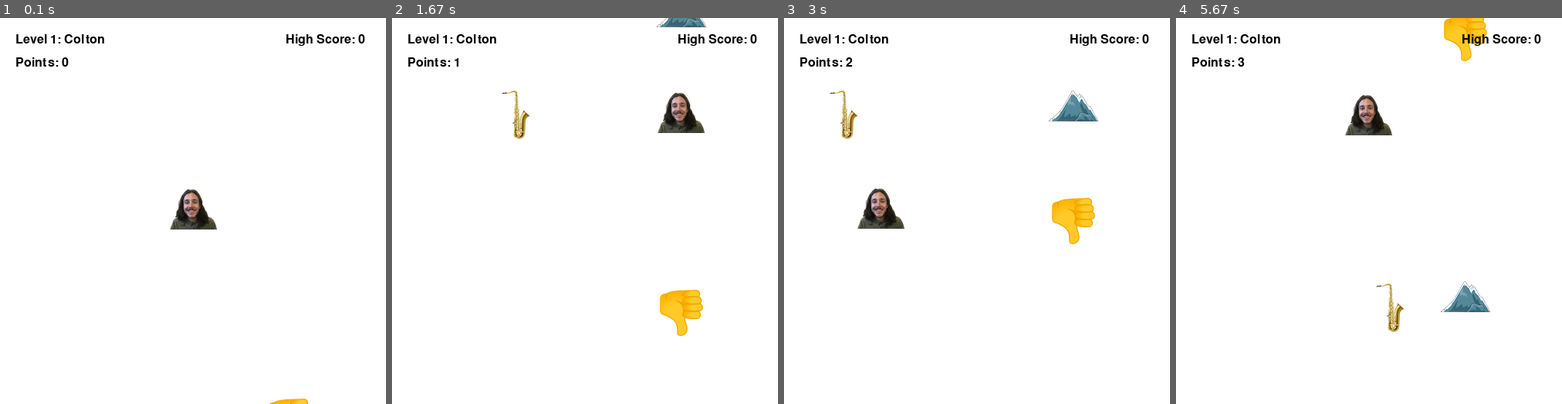
Above: before the commit, frames 1-4 (left to right).
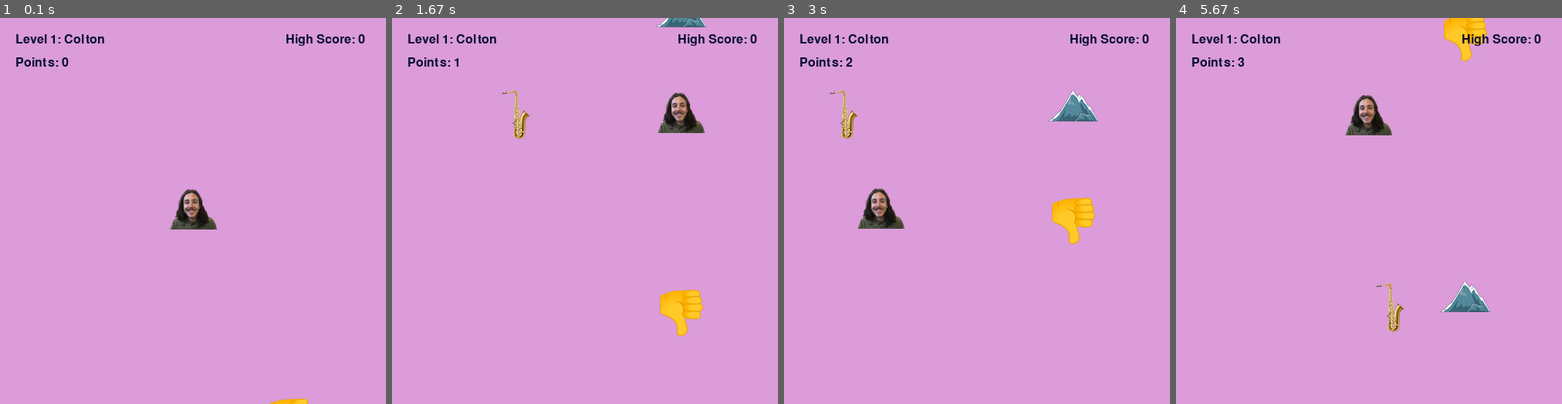
Above: after the commit, the same moments.

Repository: laurelmclean/music-pygame
Game: pygame game, started from musicgame.py
Same seed, same stepped clock (60 frames per second), same inputs: the game is played once before the commit and once after it.
Inputs:
- Up to frame 1 (0.1 s): no input
- Up to frame 2 (1.67 s): hold Right 0.33-0.8 s; hold Up 0.83-1.13 s; hold Right 1.17-1.63 s
- Up to frame 3 (3 s): hold Left 1.67-2.2 s; hold Down 2.23-2.53 s; hold Left 2.57-2.97 s
- Up to frame 4 (5.67 s): hold Up 3-3.37 s; hold Right 3.4-4.03 s; hold Down 4.07-4.43 s; hold Left 4.47-4.93 s; hold Right 4.97-5.43 s; hold Up from 5.47 s (still down)

The runs differ from the first frame. In frame 1, 99% of the frame differs, in the area x 0-100%, y 0-100%; in frame 2, 98%; in frame 3, 98%; in frame 4, 98%.

Commit message:
styling colours

Diff:
--- a/musicgame.py
+++ b/musicgame.py
@@ -239,7 +239,7 @@
                 player.down()
 
 # Clear screen
-    screen.fill((255, 255, 255))
+    screen.fill((219, 156, 217))
 # Move and render Sprites
     for entity in all_sprites:
         entity.move()
@@ -289,11 +289,12 @@
         level = 6
         level_name = 'Jay'
      # Draw the points
-    draw_text(text=f'Points: {points}', color= (0, 0, 0), font_size=24, x=20, y=50)
+    draw_text(text=f'Points: {points}', color=(6, 13, 51), font_size=24, x=20, y=50)
     # draw high score
-    draw_text(text=f'High Score: {high_score}', color= (0, 0, 0), font_size=24, x=370, y=20)
+    draw_text(text=f'High Score: {high_score}', color= (6, 13, 51), font_size=24, x=370, y=20)
     # draw levels
-    draw_text(text=f'Level {level}: {level_name}', color=(0, 0, 0), font_size=24, x=20, y=20)
+    draw_text(text=f'Level {level}: {level_name}',
+              color=(6, 13, 51), font_size=24, x=20, y=20)
 # Update the window
     pygame.display.flip()
     # tick the clock!
